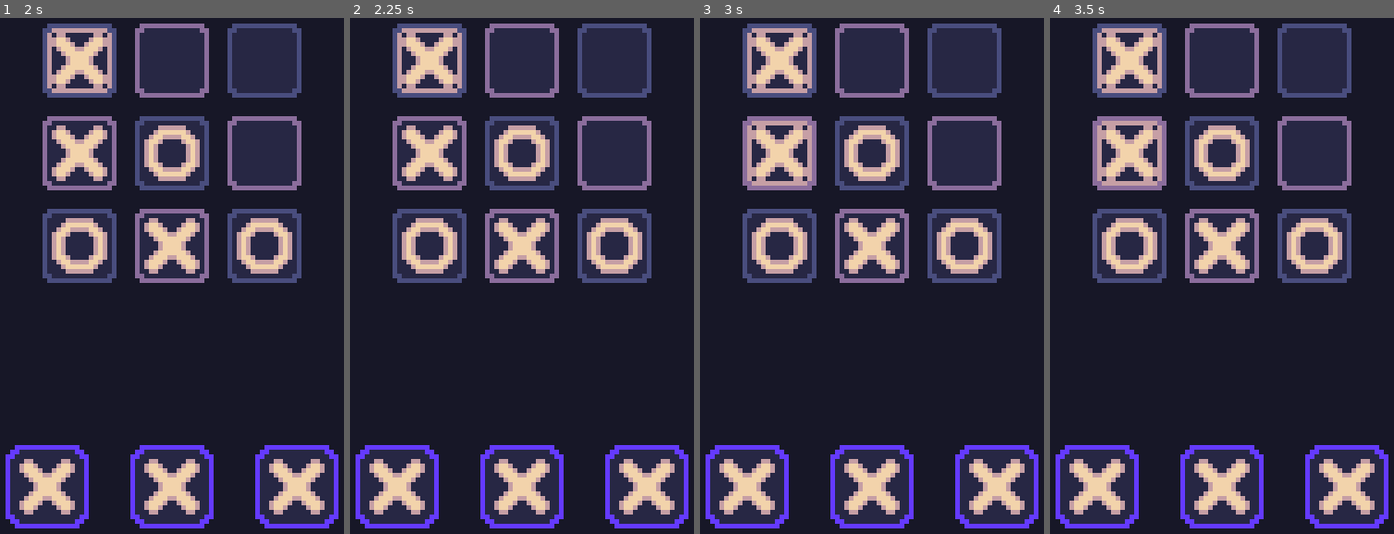
Above: before the commit, frames 1-4 (left to right).
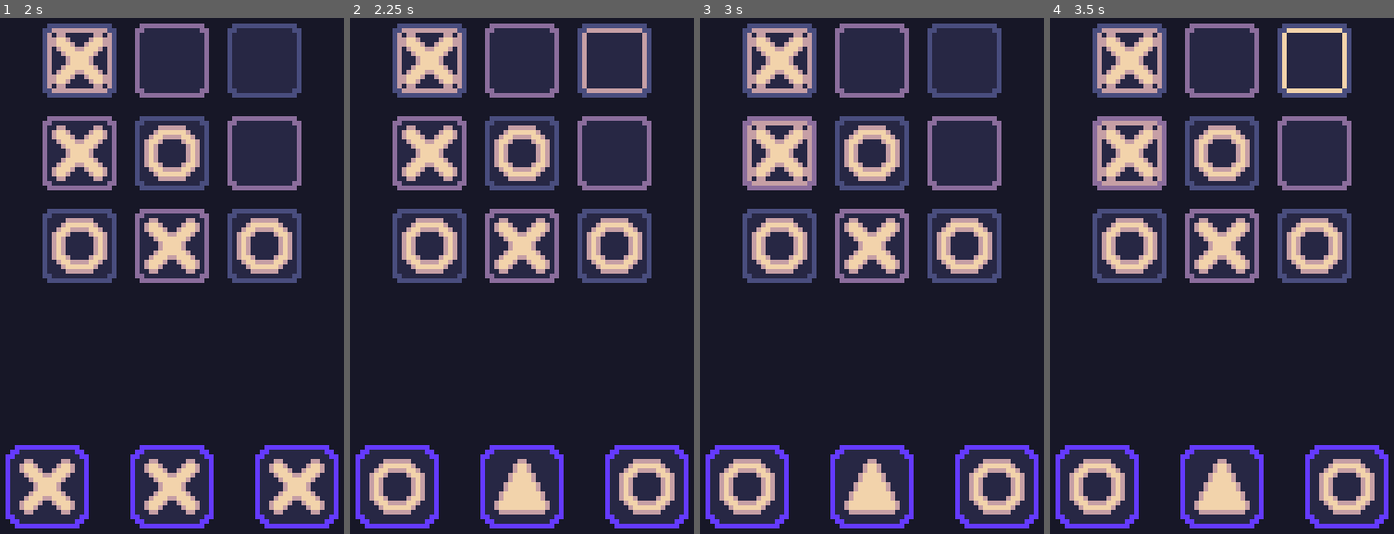
Above: after the commit, the same moments.

Repository: CasualShrub/TacTic
Game: Godot game, scene res://Scenes/DefaultScene.tscn
The game is run twice, just before and just after one commit, with the same random seed, the same clock (stepped at 60 frames per second) and the same inputs.
Inputs (mouse positions are in pixels of both pictures, inside the frame that each line leads up to):
- Up to frame 1 (2 s): tap Enter at 0.5 s; drag from (79, 59) to (154, 136) at 0.52 s; tap Space at 1.25 s; drag from (172, 59) to (79, 152) at 1.27 s
- Up to frame 2 (2.25 s): tap Enter at 2 s; move the mouse to (614, 59) at 2.02 s; hold R (randomize, bound only after the commit) from 2.03 s (still down); click (614, 59) at 2.1 s
- Up to frame 3 (3 s): release R (randomize, bound only after the commit) at 2.75 s; tap Space at 2.75 s; drag from (779, 152) to (964, 59) at 2.77 s
- Up to frame 4 (3.5 s): no input

Frame 1 is identical in both runs. In frame 2, 4.3% of the frame differs, in the area x 5-95%, y 1-97%; in frame 3, 3.7%; in frame 4, 4.3%.

Commit message:
Added _GameManager to handle dragging and other future game states

Diff:
--- a/TacTic/Scenes/Card.tscn
+++ b/TacTic/Scenes/Card.tscn
@@ -16,6 +16,7 @@
 animation = &"empty"
 
 [node name="CollisionPolygon2D2" type="CollisionPolygon2D" parent="."]
+visible = false
 polygon = PackedVector2Array(-7, -9, 7, -9, 7, -8, 8, -8, 8, -7, 9, -7, 9, 7, 8, 7, 8, 8, 7, 8, 7, 9, -7, 9, -7, 8, -8, 8, -8, 7, -9, 7, -9, -7, -8, -7, -8, -8, -7, -8)
 
 [connection signal="input_event" from="." to="." method="_on_input_event"]
--- a/TacTic/Scenes/CardDragSprite.tscn
+++ b/TacTic/Scenes/CardDragSprite.tscn
@@ -5,5 +5,5 @@
 
 [node name="CardDrag" type="AnimatedSprite2D"]
 sprite_frames = ExtResource("1_h7225")
-animation = &"empty"
+animation = &"O"
 script = ExtResource("2_8vj4w")
--- a/TacTic/Scenes/DefaultScene.tscn
+++ b/TacTic/Scenes/DefaultScene.tscn
@@ -13,7 +13,6 @@
 offset_bottom = 160.0
 mouse_filter = 2
 color = Color(0.0901961, 0.0901961, 0.152941, 1)
-metadata/_edit_lock_ = true
 
 [node name="TileGrid" parent="." instance=ExtResource("1")]
 position = Vector2(17, 32)
--- a/TacTic/Scripts/Card.gd
+++ b/TacTic/Scripts/Card.gd
@@ -4,7 +4,6 @@
 var is_hovered = false
 var is_gone = false
 
-var is_dragging = false
 var mpos = Vector2()
 
 @onready var BackgroundSprite = $BackgroundSprite
@@ -13,6 +12,14 @@
 signal card_dragged
 
 func _ready():
+	randomize_our_cards()
+
+func _input(event):
+	if event.is_action_pressed("randomize"):
+		randomize_our_cards()
+
+
+func randomize_our_cards():
 	var random_int = randi_range(0,2)
 	match random_int:
 		0:
@@ -22,7 +29,7 @@
 		2:
 			shape_type = "Triangle"
 
-	ShapeSprite.play("%s" % shape_type)
+	ShapeSprite.play(shape_type)
 
 func _on_mouse_entered():
 	if !is_gone:
@@ -41,4 +48,8 @@
 			BackgroundSprite.play("%s_dissapear" % "cardback")
 			ShapeSprite.visible = false
 
+			GameManager.is_dragging = true
 			emit_signal("card_dragged", shape_type)
+
+func reappear():
+	BackgroundSprite.play_backwards("%s_dissapear" % "cardback")
--- a/TacTic/Scripts/CardDragSprite.gd
+++ b/TacTic/Scripts/CardDragSprite.gd
@@ -1,6 +1,8 @@
 extends AnimatedSprite2D
 
 var shape_type = "empty"
+
+signal card_released_signal
 
 func _ready():
 	self.play("%s" % shape_type)
@@ -10,4 +12,5 @@
 	global_position = get_global_mouse_position()
 
 	if Input.is_action_just_released("click"):
+		emit_signal("card_released_signal")
 		queue_free()
--- a/TacTic/Scripts/Tile.gd
+++ b/TacTic/Scripts/Tile.gd
@@ -37,10 +37,11 @@
 	if is_hovered:
 		if (event.is_pressed()):
 			BackgroundSprite.play("variant%d_clicked" % tile_type)
-		elif (event is InputEventMouseButton && event.is_action_released("click")):
+		elif (event.is_action_released("click") && GameManager.is_dragging):
 			if (!has_object):
 				BackgroundSprite.play("variant%d" % tile_type)
 				set_shape(shape_being_dragged)
+				GameManager.is_dragging = false
 			else:
 				#emit signal to return shape to original container
 				pass
--- /dev/null
+++ b/TacTic/Scripts/_GameManager.gd
@@ -0,0 +1,7 @@
+extends Node
+
+var is_dragging
+var game_state
+
+func _ready():
+	is_dragging = false
--- a/TacTic/project.godot
+++ b/TacTic/project.godot
@@ -15,6 +15,10 @@
 config/features=PackedStringArray("4.0")
 config/icon="res://Misc/icon.png"
 
+[autoload]
+
+GameManager="*res://Scripts/_GameManager.gd"
+
 [debug]
 
 gdscript/warnings/integer_division=0
@@ -24,6 +28,8 @@
 window/size/viewport_width=720
 window/size/viewport_height=1280
 window/size/resizable=false
+window/size/window_width_override=360
+window/size/window_height_override=640
 window/handheld/orientation=1
 window/stretch/mode="viewport"
 
@@ -43,6 +49,11 @@
 "events": [Object(InputEventKey,"resource_local_to_scene":false,"resource_name":"","device":0,"window_id":0,"alt_pressed":false,"shift_pressed":false,"ctrl_pressed":false,"meta_pressed":false,"pressed":false,"keycode":77,"physical_keycode":0,"key_label":0,"unicode":0,"echo":false,"script":null)
 ]
 }
+randomize={
+"deadzone": 0.5,
+"events": [Object(InputEventKey,"resource_local_to_scene":false,"resource_name":"","device":0,"window_id":0,"alt_pressed":false,"shift_pressed":false,"ctrl_pressed":false,"meta_pressed":false,"pressed":false,"keycode":0,"physical_keycode":82,"key_label":0,"unicode":0,"echo":false,"script":null)
+]
+}
 
 [physics]
 
